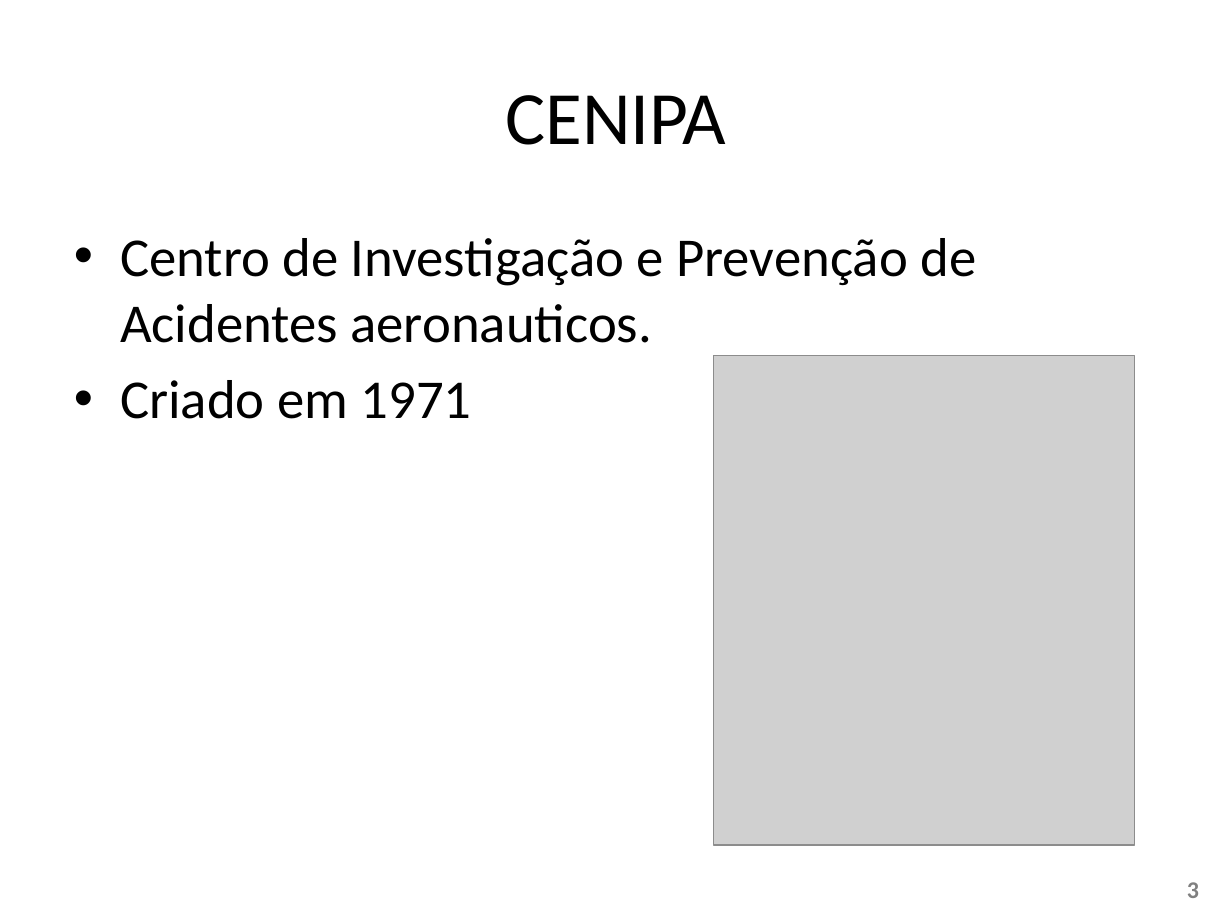
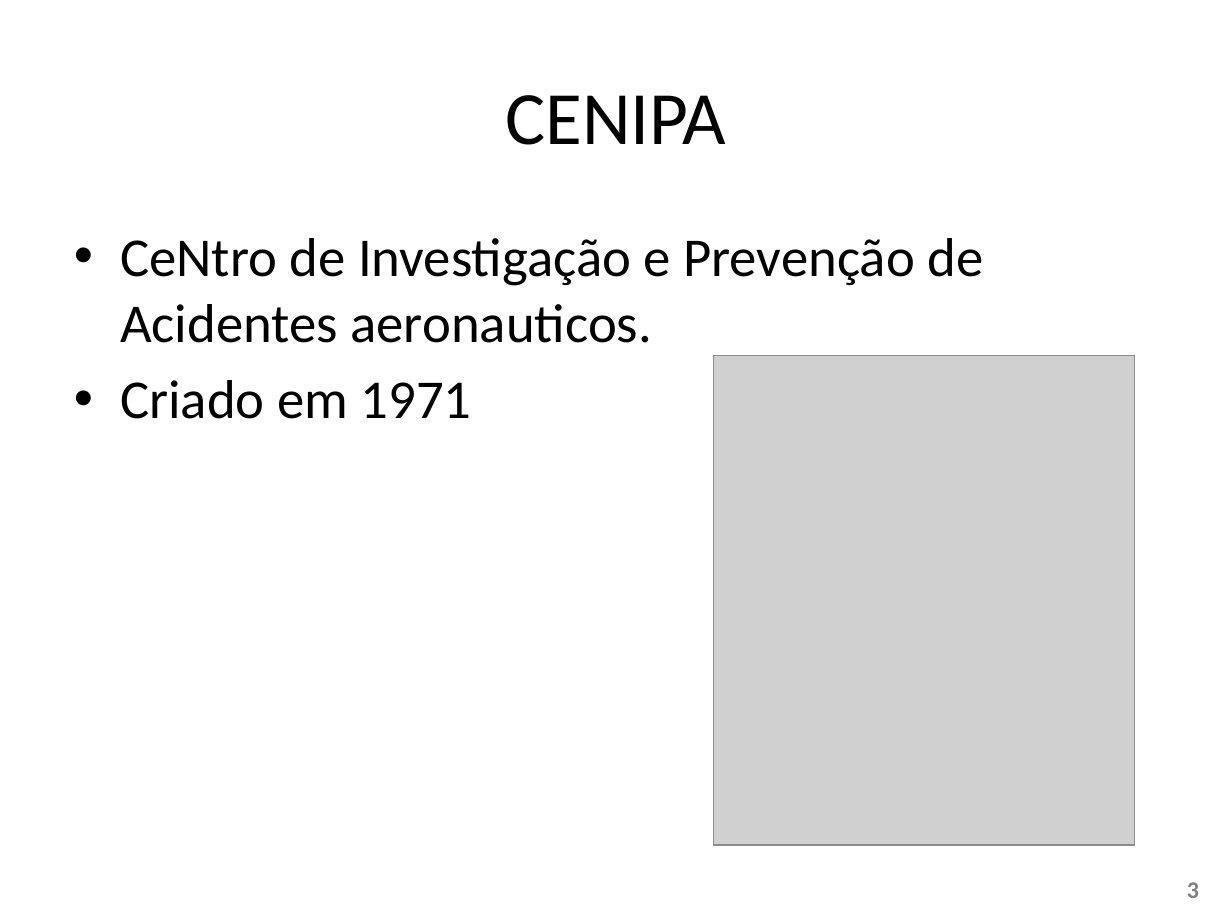
Before and after one commit to W3SS/ciencia-dados, a slide deck: slide 3 of apresentacao ciencia dados.pptx. Drawn at 1232x924 pixels with LibreOffice and Linux fonts; fonts in the diff are those of the drawing; grey boxes stand for pictures. Boxes give left, top, right and bottom in pixels: in the first picture for what was removed or moved away, otherwise in the second. Text is boxed around its words. In the diff, an @@ line names an element or a change of style, - is before the commit and + after.

```diff
--- a/apresentacao ciencia dados.pptx
+++ b/apresentacao ciencia dados.pptx
@@ text at (120, 238, 983, 343): text changed @@
-• Centro de Investigação e Prevenção de Acidentes aeronauticos.
+• CeNtro de Investigação e Prevenção de Acidentes aeronauticos.
```
Also in this commit, not shown: 5 other slides changed.
